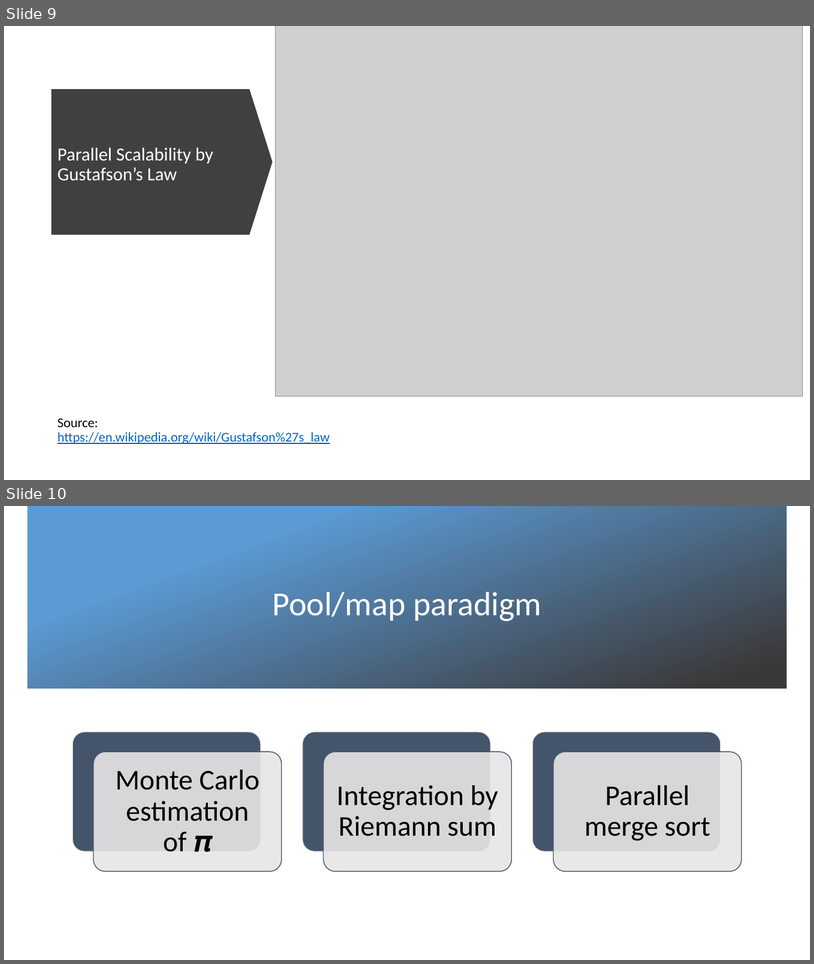
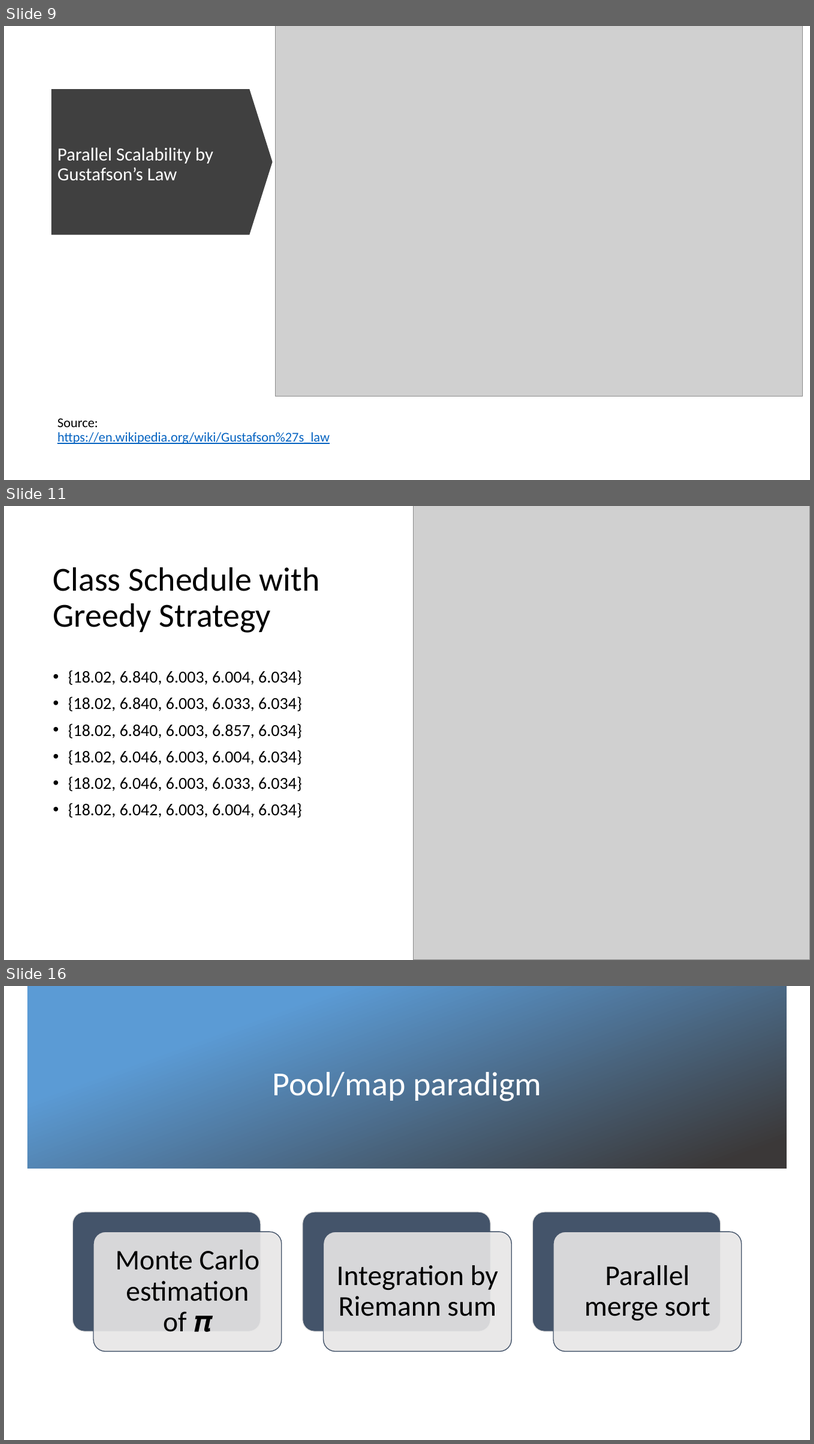
Before and after one commit to evarga/parallel-computing-lectures, a slide deck: lecture-2/presentation-2.pptx. Shown one above the other, each under a label of ours: slides 9 and 10 before the commit, slides 9, 11 and 16 after it; the slides between them are not shown. The pictures are 814x964 and 814x1444 pixels, drawn with LibreOffice and Linux fonts; fonts in the diff are those of the drawing; grey boxes stand for pictures; background and template pictures are left out. Boxes give left, top, right and bottom in pixels: in the first picture for what was removed or moved away, otherwise in the second. Text is boxed around its words. In the diff, an @@ line names an element or a change of style, - is before the commit and + after.

```diff
--- a/lecture-2/presentation-2.pptx
+++ b/lecture-2/presentation-2.pptx
@@ slide 11 added at <box>4,506,810,960</box>, background #FFFFFF @@
@@ picture added at <box>414,506,810,960</box> @@
@@ title added at <box>53,567,320,633</box>, 40 pt, text #000000 @@
+Class Schedule with Greedy Strategy
@@ text added at <box>68,670,302,817</box>, 20 pt, text #000000 @@
+• {18.02, 6.840, 6.003, 6.004, 6.034}
+• {18.02, 6.840, 6.003, 6.033, 6.034}
+• {18.02, 6.840, 6.003, 6.857, 6.034}
+• {18.02, 6.046, 6.003, 6.004, 6.034}
+• {18.02, 6.046, 6.003, 6.033, 6.034}
+• {18.02, 6.042, 6.003, 6.004, 6.034}
@@ what was slide 10 is now slide 16 @@
```
Also in this commit, not shown: 5 other slides added.
